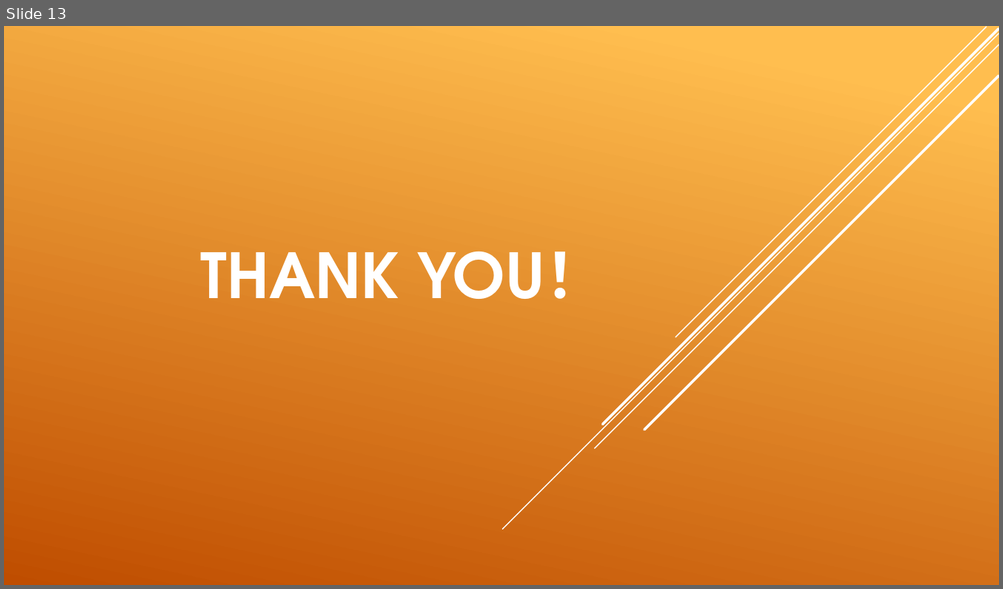
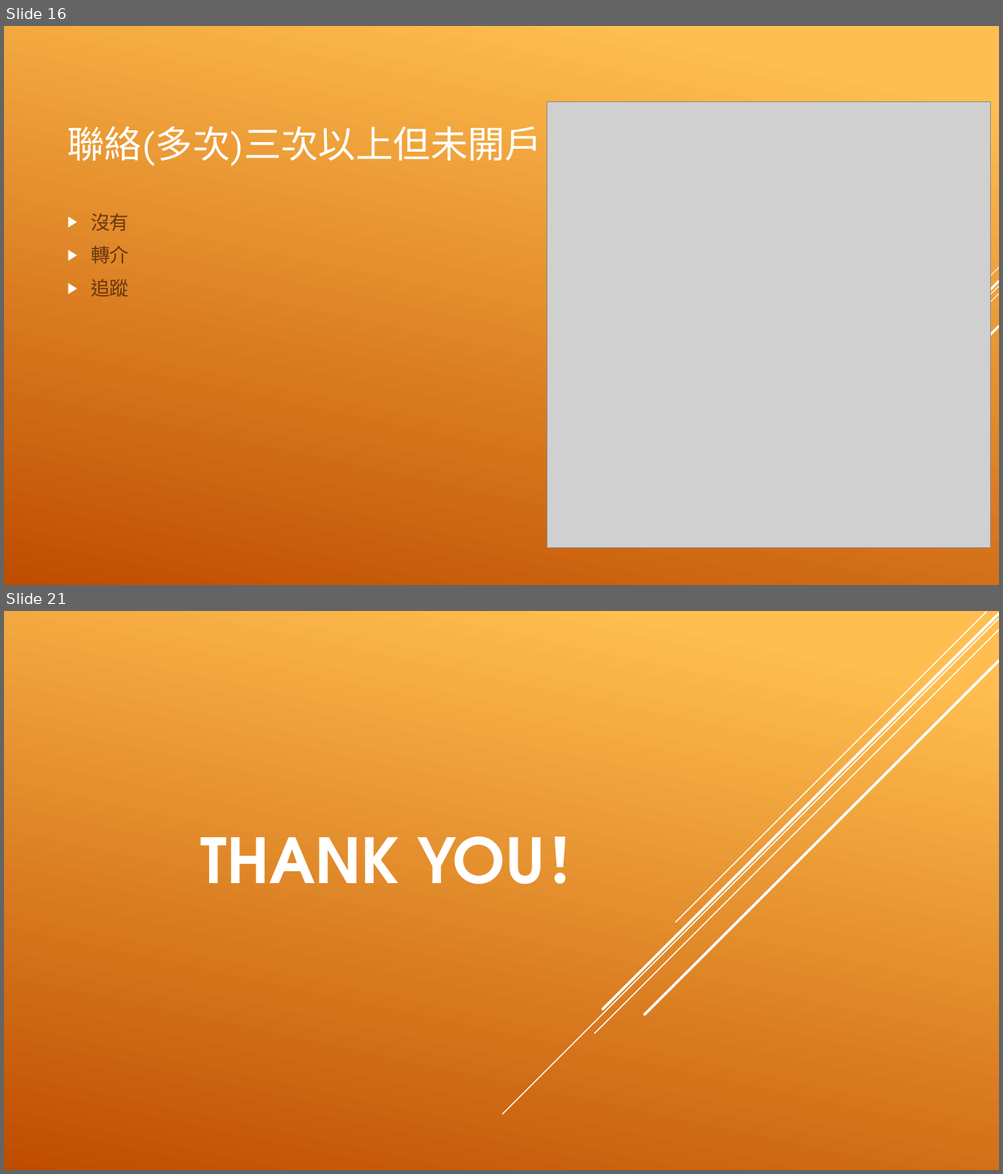
Before and after one commit to WTYU/Fintech-Course, a slide deck: Final/金融科技-文字探勘與機器學習.pptx. Shown one above the other, each under a label of ours: slide 13 before the commit, slides 16 and 21 after it; the slides between them are not shown. The pictures are 1003x589 and 1003x1174 pixels, drawn with LibreOffice and Linux fonts; fonts in the diff are those of the drawing; grey boxes stand for pictures. Boxes give left, top, right and bottom in pixels: in the first picture for what was removed or moved away, otherwise in the second. Text is boxed around its words. In the diff, an @@ line names an element or a change of style, - is before the commit and + after.

```diff
--- a/Final/金融科技-文字探勘與機器學習.pptx
+++ b/Final/金融科技-文字探勘與機器學習.pptx
@@ slide 16 added at (4,26,999,585), background gradient #FFBF50 to #C04D00 @@
@@ picture added at (546,102,990,548) @@
@@ title added at (68,126,543,166), 36 pt, text #FFFFFF @@
+聯絡(多次)三次以上但未開戶
@@ text added at (91,213,129,297), 18.5 pt, text #68380F @@
+▶ 沒有
+▶ 轉介
+▶ 追蹤
@@ group added at (755,268,999,530): 5 lines @@
@@ what was slide 13 is now slide 21 @@
```
Also in this commit, not shown: 7 other slides added, 16 other files.
